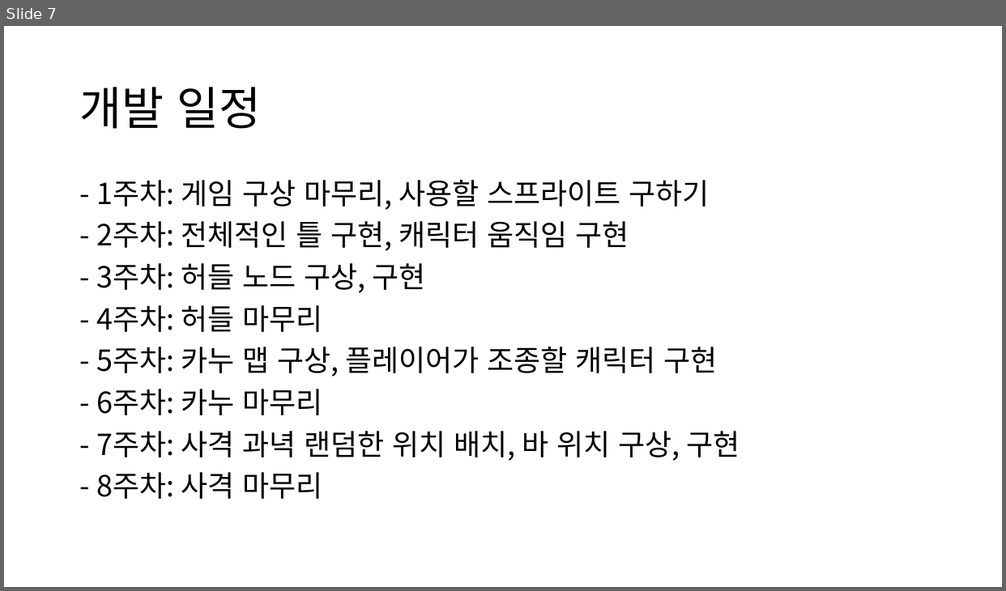
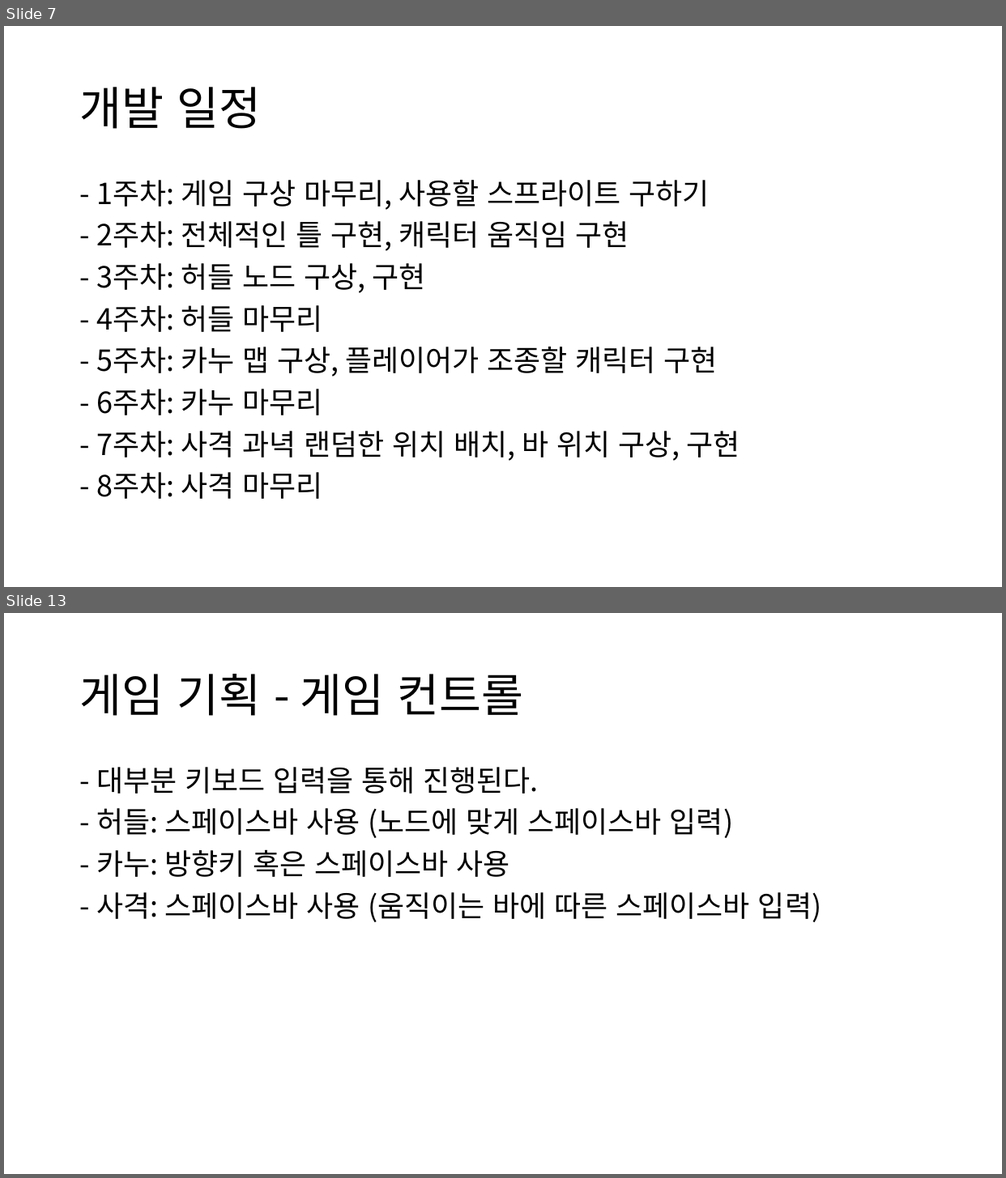
Before and after one commit to Rungbam/Project, a slide deck: 프로젝트.pptx. Shown one above the other, each under a label of ours: slide 7 before the commit, slides 7 and 13 after it; the slides between them are not shown. The pictures are 1006x591 and 1006x1178 pixels, drawn with LibreOffice and Linux fonts; fonts in the diff are those of the drawing. Boxes give left, top, right and bottom in pixels: in the first picture for what was removed or moved away, otherwise in the second. Text is boxed around its words. In the diff, an @@ line names an element or a change of style, - is before the commit and + after.

Commit message:
게임 기획 부분 추가

```diff
--- a/프로젝트.pptx
+++ b/프로젝트.pptx
@@ slide 13 added at bbox=[4, 613, 1002, 1174], background #FFFFFF @@
@@ title added at bbox=[80, 674, 524, 716], 44 pt, text #000000 @@
+게임 기획 - 게임 컨트롤
@@ text added at bbox=[96, 767, 821, 922], 28 pt, text #000000 @@
+- 대부분 키보드 입력을 통해 진행된다.
+- 허들: 스페이스바 사용 (노드에 맞게 스페이스바 입력)
+- 카누: 방향키 혹은 스페이스바 사용
+- 사격: 스페이스바 사용 (움직이는 바에 따른 스페이스바 입력)
```
Also in this commit, not shown: 6 other slides added.
